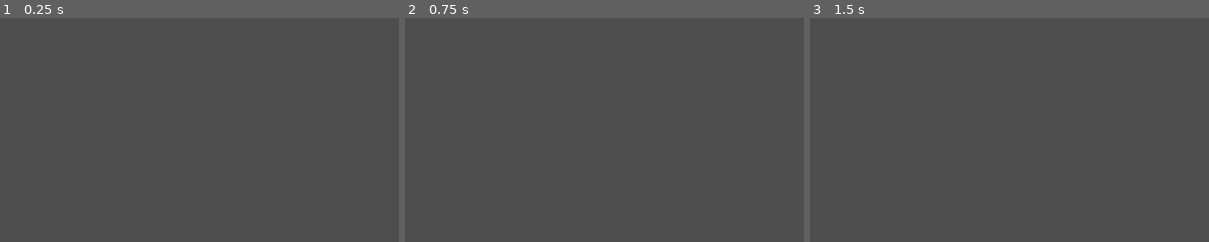
Above: before the commit, frames 1-3 (left to right).
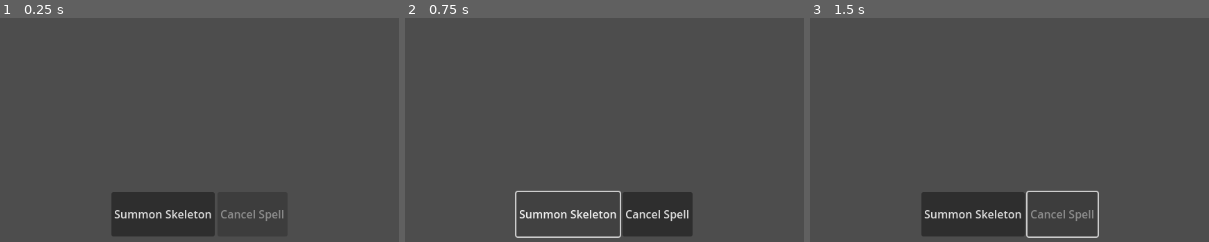
Above: after the commit, the same moments.

Repository: Creamsicle42/GMTK-2023
Game: Godot game, scene res://scenes/main.tscn
Two runs of this game, one before a commit and one after it. Both use one fixed random seed, a clock stepped at 60 frames per second and the inputs below. The engine's default icon, where the game draws it, is replaced by a stand-in: a white triangle on a blue panel in a dark square.
Inputs (mouse positions are % of the whole screen's width and height, from its top left):
- Up to frame 1 (0.25 s): no input
- Up to frame 2 (0.75 s): click (45, 94) at 0.5 s, where only the run after the commit has a clickable "Summon Skeleton"
- Up to frame 3 (1.5 s): click (57, 94) at 1.25 s, where only the run after the commit has a clickable "Cancel Spell"
The pictures show only the part of the screen within x 25-75%, y 50-100%; the shares and areas given below are measured in that part.

The runs differ from the first frame. In frame 1, 5.1% of the frame differs, in the area x 28-71%, y 77-98%; in frame 2, 4.2%; in frame 3, 5.5%, in the area x 28-73%, y 77-99%.

Commit message:
Set up spell selection UI

Diff:
--- a/scenes/game/characters/player/player_main.gd
+++ b/scenes/game/characters/player/player_main.gd
@@ -6,18 +6,29 @@
 const MOVE_SPEED := 128.0
 const ACCELERATION_TIME := 0.1
 
+
 # EXPORTS
 @export var debug_mode := false
+@export var spells : Array[SpellType]
+
 
 # PUBLIC VARIABLES
+
+
 # PRIVATE VARIABLES
+var _selected_spell : SpellType
+
+
 # ONREADY VARIABLES
+@onready var player_ui: PlayerUI = $PlayerUI
 @onready var movement_acceleration :float = MOVE_SPEED / ACCELERATION_TIME
+
 
 # BUILT IN METHODS
 func _ready() -> void:
 	if debug_mode:
 		_setup_debug()
+	_setup_spells()
 
 
 func _physics_process(delta: float) -> void:
@@ -33,11 +44,35 @@
 func _get_input_move_axis() -> Vector2:
 	return Input.get_vector("move_left", "move_right", "move_up", "move_down").normalized()
 
+
 # Preforms the basic movement code
 func _do_movement(delta: float) -> void:
 	var target_velocity :Vector2 = _get_input_move_axis() * MOVE_SPEED
 	velocity = velocity.move_toward(target_velocity, movement_acceleration * delta)
 	move_and_slide()
+
+
+func set_selected_spell(spell: SpellType) -> void:
+	_selected_spell = spell
+	if spell == null:
+		player_ui.spell_ui.set_cancel_button_enabled(false)
+	else:
+		player_ui.spell_ui.set_cancel_button_enabled(true)
+
+
+func _setup_spells() -> void:
+	player_ui.spell_ui.render_spells(spells)
+	player_ui.spell_ui.spell_button_pressed.connect(_spell_button_pressed)
+	player_ui.spell_ui.cancel_button_pressed.connect(_cancel_spell_button_pressed)
+
+
+func _spell_button_pressed(button_index: int) -> void:
+	set_selected_spell(spells[button_index])
+
+
+func _cancel_spell_button_pressed() -> void:
+	set_selected_spell(null)
+
 
 # DEBUG METHODS
 func _setup_debug() -> void:
@@ -45,9 +80,18 @@
 		"player_velocity",
 		"Player Velocity: "
 	)
+	DebugConsole.add_text_debug_element(
+		"selected_spell",
+		"Selected Spell: "
+	)
+
 
 func _update_debug() -> void:
 	DebugConsole.update_text_debug_element(
 		"player_velocity",
 		"Player Velocity: %s" % velocity
 	)
+	DebugConsole.update_text_debug_element(
+		"selected_spell",
+		"Selected Spell: %s" % (_selected_spell.spell_name if _selected_spell != null else "None")
+	)
--- a/scenes/game/ui/player_ui.gd
+++ b/scenes/game/ui/player_ui.gd
@@ -1,11 +1,3 @@
 class_name PlayerUI extends CanvasLayer
 
-
-# Called when the node enters the scene tree for the first time.
-func _ready() -> void:
-	pass # Replace with function body.
-
-
-# Called every frame. 'delta' is the elapsed time since the previous frame.
-func _process(delta: float) -> void:
-	pass
+@onready var spell_ui: SpellUI = $SpellUI
--- a/scenes/main.tscn
+++ b/scenes/main.tscn
@@ -1,10 +1,12 @@
-[gd_scene load_steps=3 format=3 uid="uid://ce5l1ycij1dq5"]
+[gd_scene load_steps=4 format=3 uid="uid://ce5l1ycij1dq5"]
 
 [ext_resource type="Script" path="res://scenes/main.gd" id="1_ds50w"]
 [ext_resource type="PackedScene" uid="uid://4nsy5ttwkk8o" path="res://scenes/game/characters/player/player.tscn" id="2_3jy18"]
+[ext_resource type="Resource" uid="uid://dovs56t8nh0eh" path="res://assets/resources/spells/summon_skeletons.tres" id="3_lxnqk"]
 
 [node name="main" type="Node"]
 script = ExtResource("1_ds50w")
 
 [node name="Player" parent="." instance=ExtResource("2_3jy18")]
 debug_mode = true
+spells = Array[Resource("res://assets/resources/types/spell_type.gd")]([ExtResource("3_lxnqk")])
